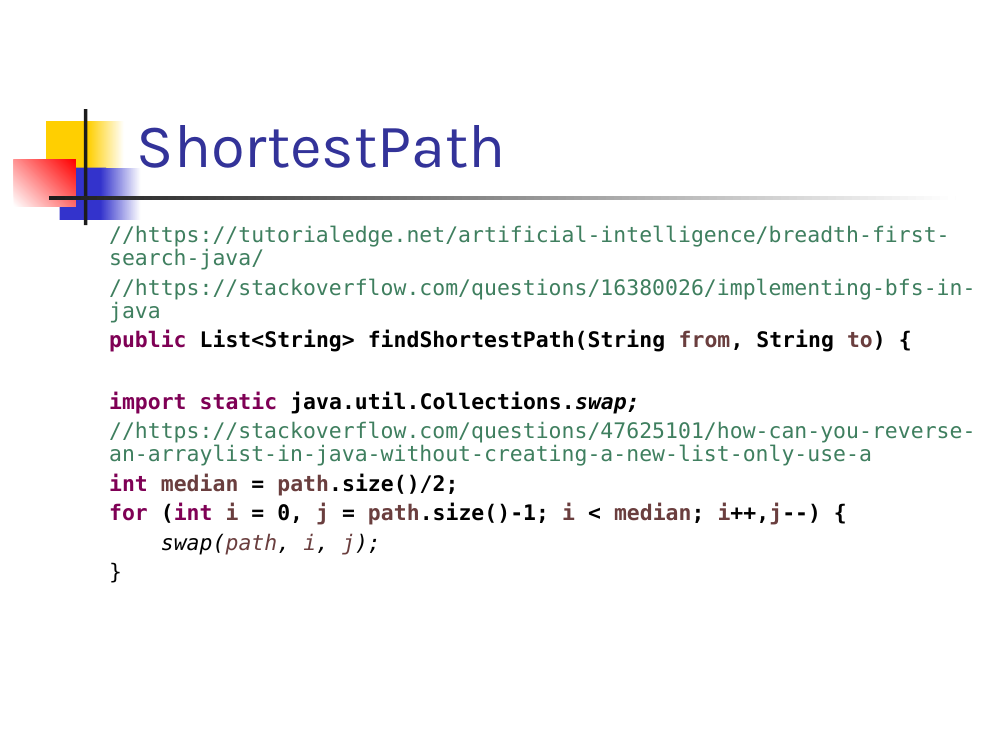
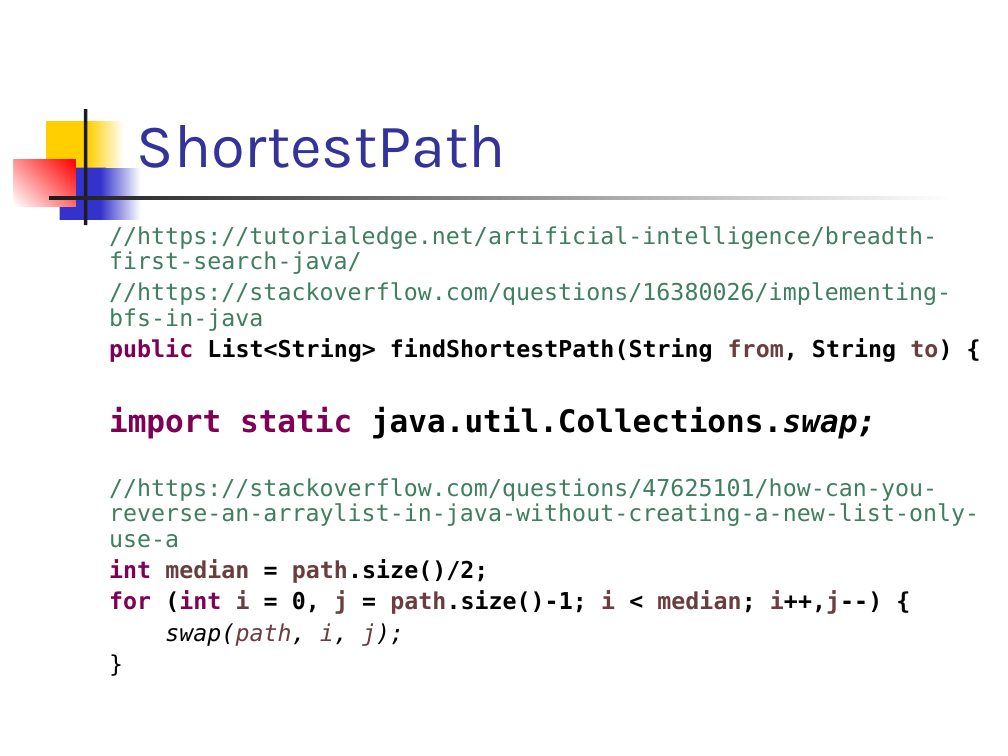
Before and after one commit to Programovanie4/Prednasky, a slide deck: slide 4 of 08/08_java_intro.ppt. Drawn at 1008x756 pixels with LibreOffice and Linux fonts; fonts in the diff are those of the drawing. Boxes give left, top, right and bottom in pixels: in the first picture for what was removed or moved away, otherwise in the second. Text is boxed around its words. In the diff, an @@ line names an element or a change of style, - is before the commit and + after.

```diff
--- a/08/08_java_intro.ppt
+++ b/08/08_java_intro.ppt
@@ text "//https://tutorialedge.net/artificial-intelligence/breadth-f ..." at [109,226,979,646]: size 15.3 to 16.6 pt; size 15.3 to 22.2 pt in "import static java.util.Collections.swap;"; more space between paragraphs @@
```
Also in this commit, not shown: 5 other slides changed, 3 other files.
